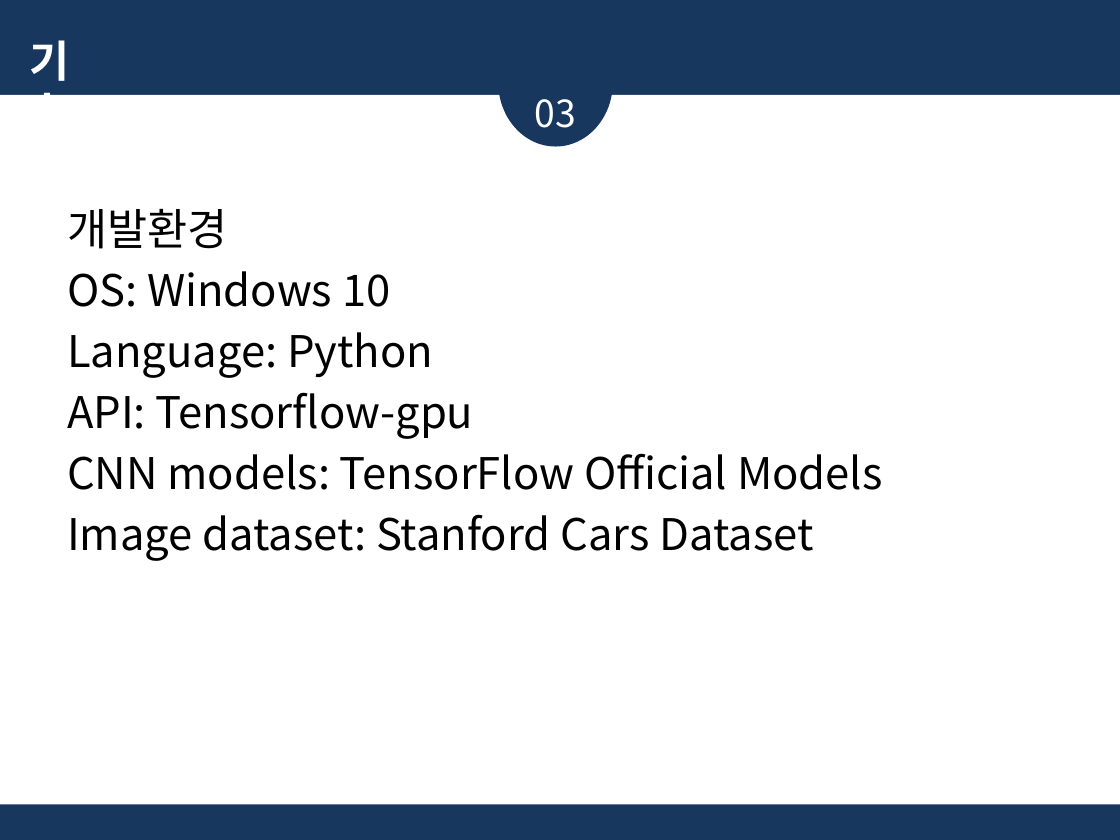
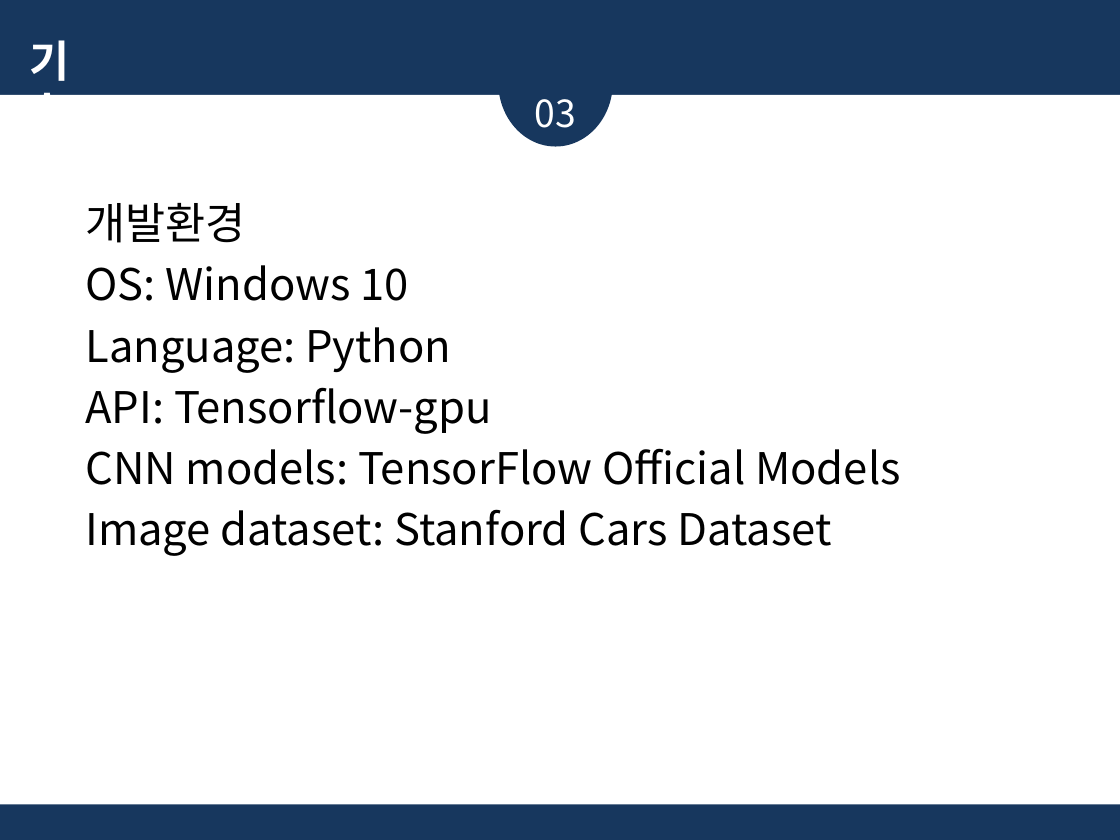
Before and after one commit to glad1470/2019_research, a slide deck: slide 10 of Doc/주제 선정 및 시장 조사_19.03.19/졸업논문 주제_임광효_김준영_2.pptx (slide 9 before the commit). Drawn at 1120x840 pixels with LibreOffice and Linux fonts; fonts in the diff are those of the drawing. Boxes give left, top, right and bottom in pixels: in the first picture for what was removed or moved away, otherwise in the second. Text is boxed around its words. In the diff, an @@ line names an element or a change of style, - is before the commit and + after.

```diff
--- a/Doc/주제 선정 및 시장 조사_19.03.19/졸업논문 주제_임광효_김준영_2.pptx
+++ b/Doc/주제 선정 및 시장 조사_19.03.19/졸업논문 주제_임광효_김준영_2.pptx
@@ text "개발환경": place and size @@
-text "개발환경" at bbox=[67, 209, 882, 561]
+text "개발환경" at bbox=[85, 203, 900, 556]
```
Also in this commit, not shown: 1 other slide changed, 1 slide added, 1 slide removed.
